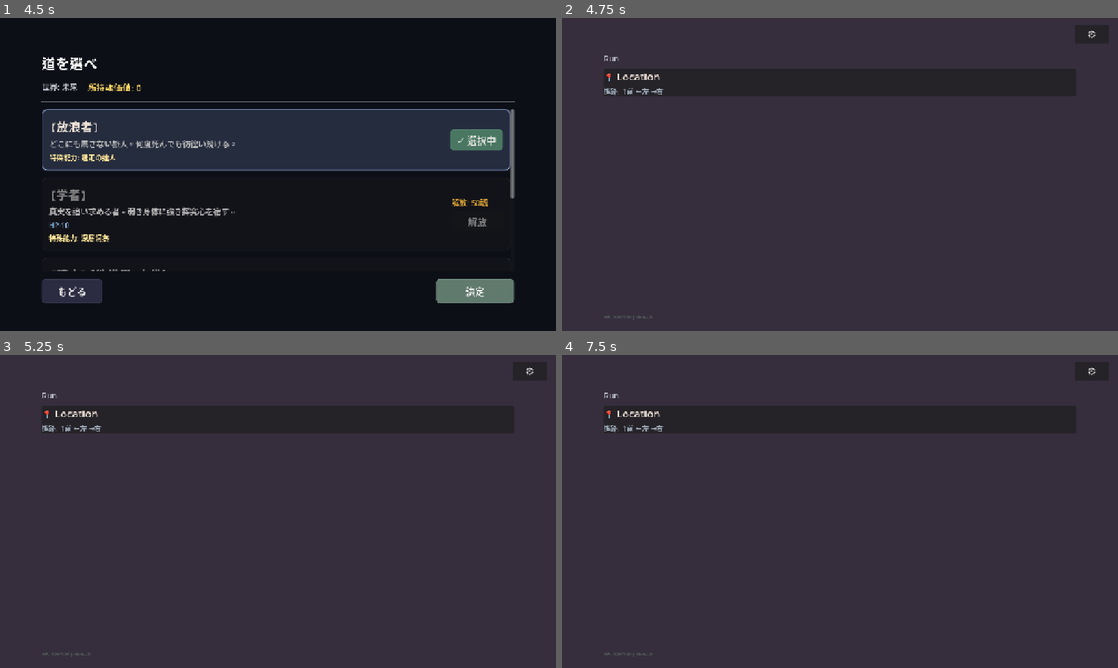
Above: before the commit, frames 1-4 (two rows, left to right).
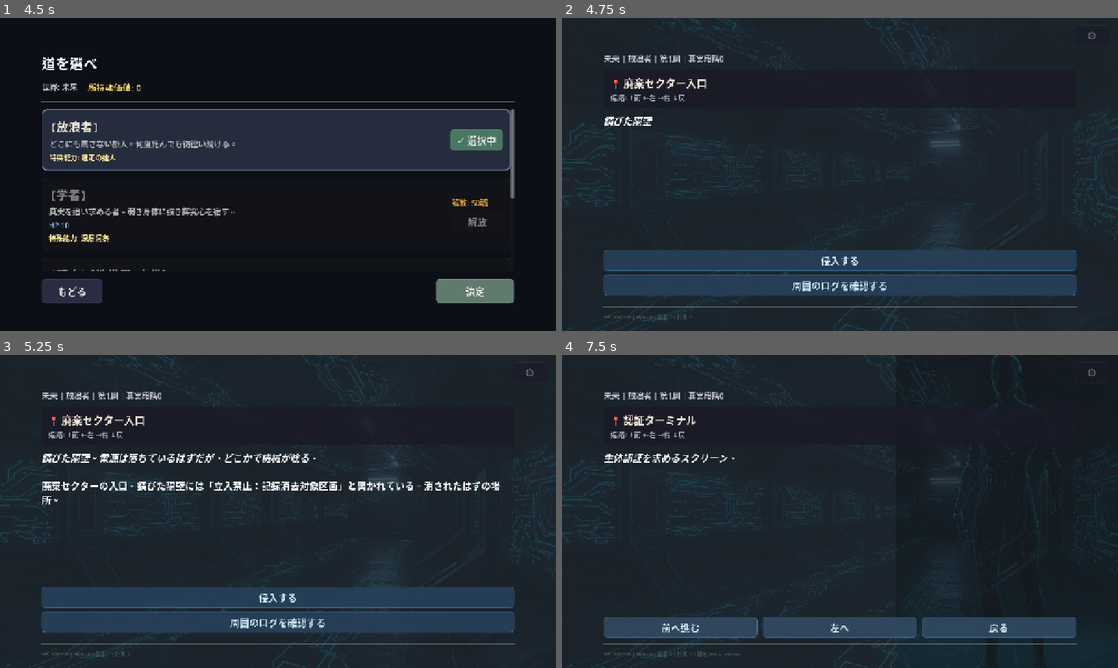
Above: after the commit, the same moments.

Repository: yozzzo/residue
Game: Godot game, scene res://scenes/Main.tscn
Two runs of this game, one before a commit and one after it. Both use one fixed random seed, a clock stepped at 60 frames per second and the inputs below.
Inputs (mouse positions are in pixels of both pictures, inside the frame that each line leads up to):
- Up to frame 1 (4.5 s): click "はじめる" at 0.5 s; click (278, 146) at 1.27 s; click "✓ 選択中" at 2 s; click "もどる" at 2.75 s; click (278, 199) at 3.52 s; click "決定" at 4.25 s
- Up to frame 2 (4.75 s): no input
- Up to frame 3 (5.25 s): click "⚙️" at 5 s
- Up to frame 4 (7.5 s): click (840, 596) at 5.75 s, where only the run after the commit has a clickable "侵入する"; click (840, 627) at 6.5 s, where only the run after the commit has a clickable "前へ進む"; click (723, 596) at 7.25 s, where only the run after the commit has a clickable "認証を通す"

Frame 1 is identical in both runs. In frame 2, 79% of the frame differs, in the area x 0-100%, y 0-100%; in frame 3, 78%; in frame 4, 91%.
Error before the commit: Parse Error: Expected expression after "[". (res://scripts/RunScreen.gd:540)
Error after the commit: Invalid access to property or key 'run_ended' on a base object of type 'Nil'. (res://scripts/Main.gd:66)

Commit message:
Fix: GDScript parse error - use substr() instead of Python slice [:100]

Diff:
--- a/scripts/RunScreen.gd
+++ b/scripts/RunScreen.gd
@@ -537,7 +537,7 @@
 		"node_name": current_node.get("name", ""),
 		"event_id": current_event.get("event_id", ""),
 		"event_type": current_event.get("type", ""),
-		"event_text": current_event.get("text", "")[:100],
+		"event_text": current_event.get("text", "").substr(0, 100),
 		"loop": GameState.loop_count,
 		"truth_stage": GameState.get_truth_stage(),
 		"hp": GameState.hp,
